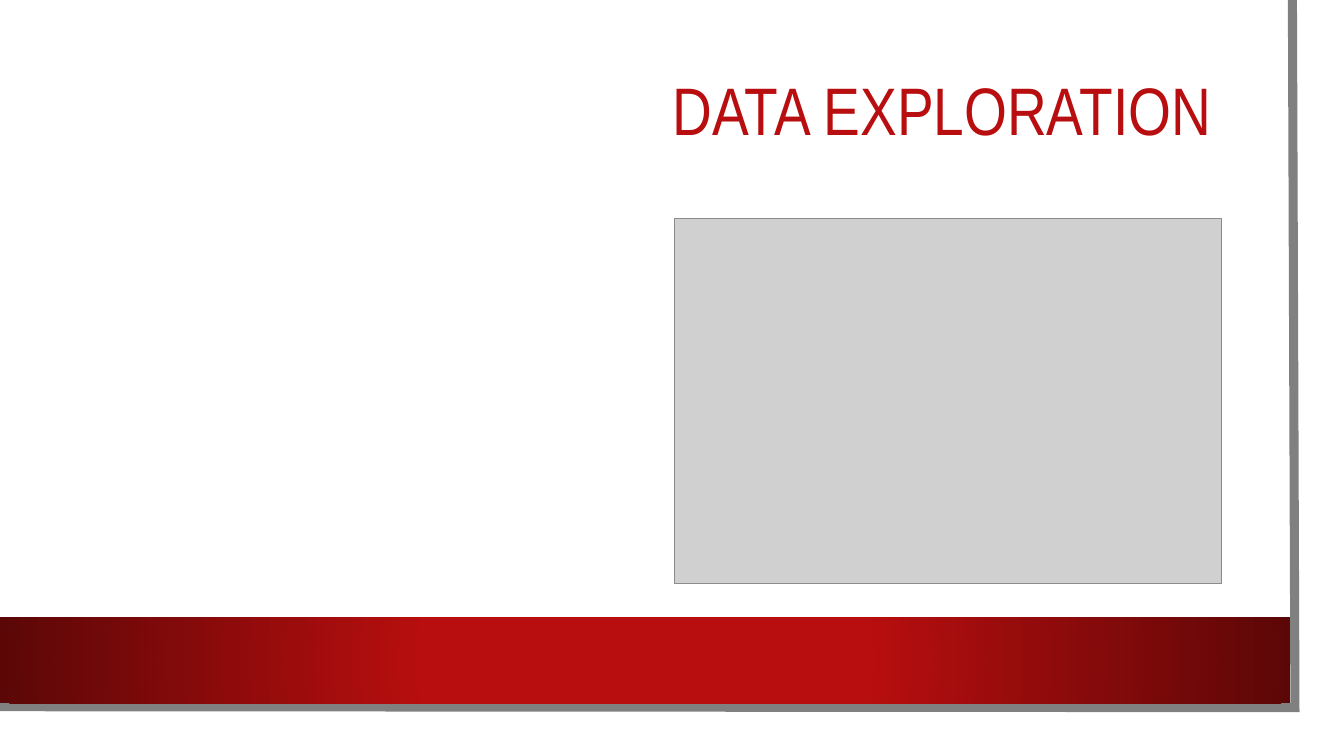
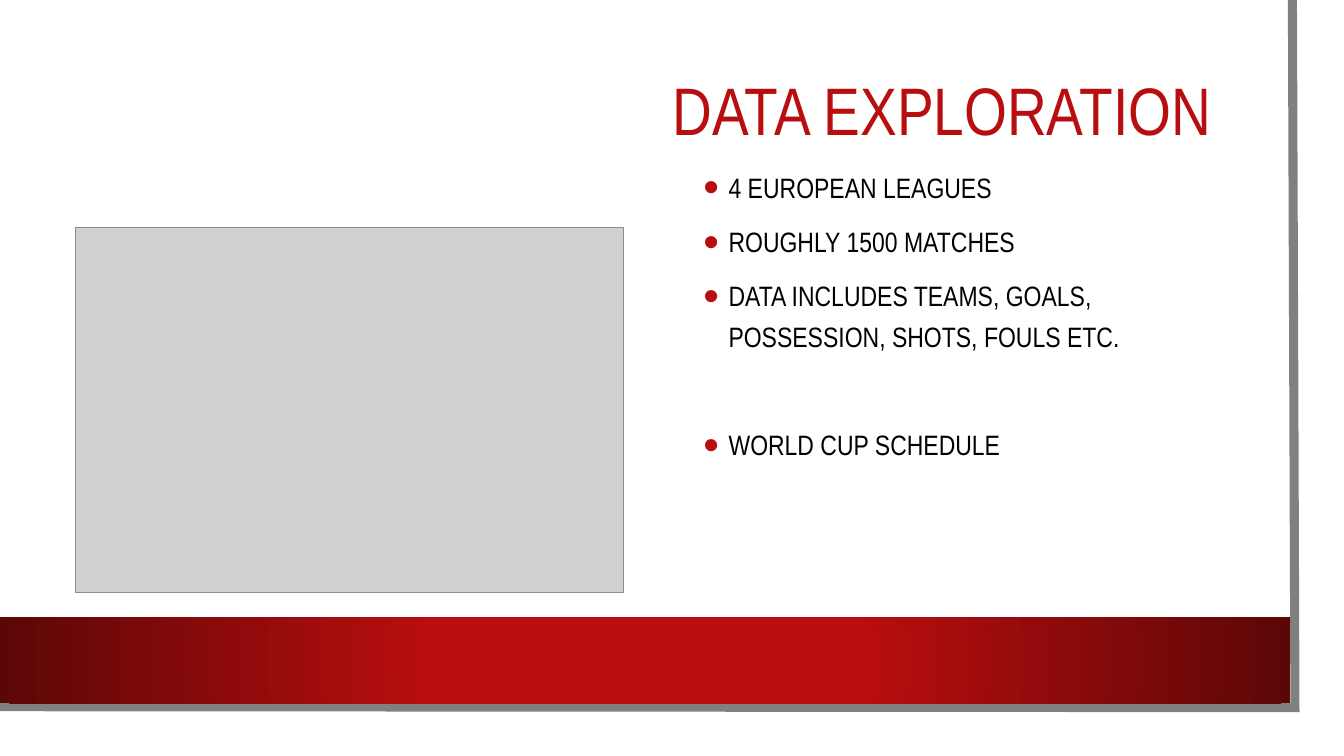
Before and after one commit to MikeStrenk/Modeling-the-World-Cup-2018, a slide deck: slide 5 of FIFA_2018.pptx. Drawn at 1344x756 pixels with LibreOffice and Linux fonts; fonts in the diff are those of the drawing; grey boxes stand for pictures; background and template pictures are left out. Boxes give left, top, right and bottom in pixels: in the first picture for what was removed or moved away, otherwise in the second. Text is boxed around its words. In the diff, an @@ line names an element or a change of style, - is before the commit and + after.

```diff
--- a/FIFA_2018.pptx
+++ b/FIFA_2018.pptx
@@ text added at (729,178,1119,456), 20 pt, text #000000 @@
+• 4 EUROPEAN LEAGUES
+• ROUGHLY 1500 MATCHES
+• DATA INCLUDES TEAMS, GOALS, POSSESSION, SHOTS, FOULS ETC.
+• WORLD CUP SCHEDULE
@@ picture: place and size @@
-picture at (675,219,1222,584)
+picture at (76,228,623,593)
```
Also in this commit, not shown: 2 other slides changed, 8 other files.
